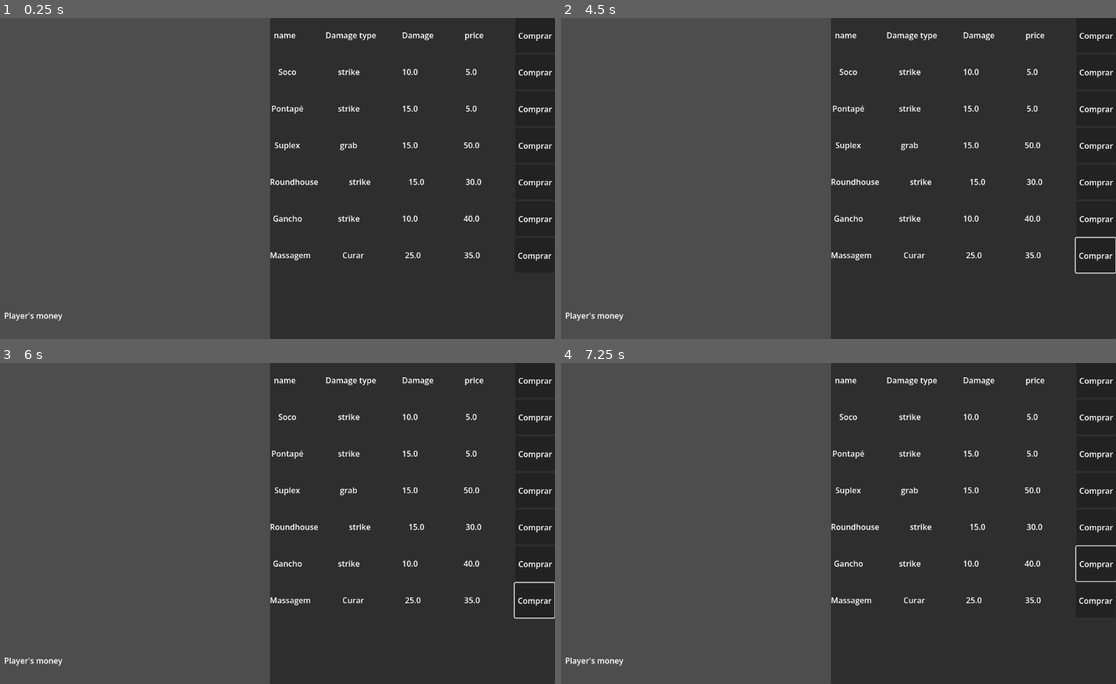
Above: before the commit, frames 1-4 (two rows, left to right).
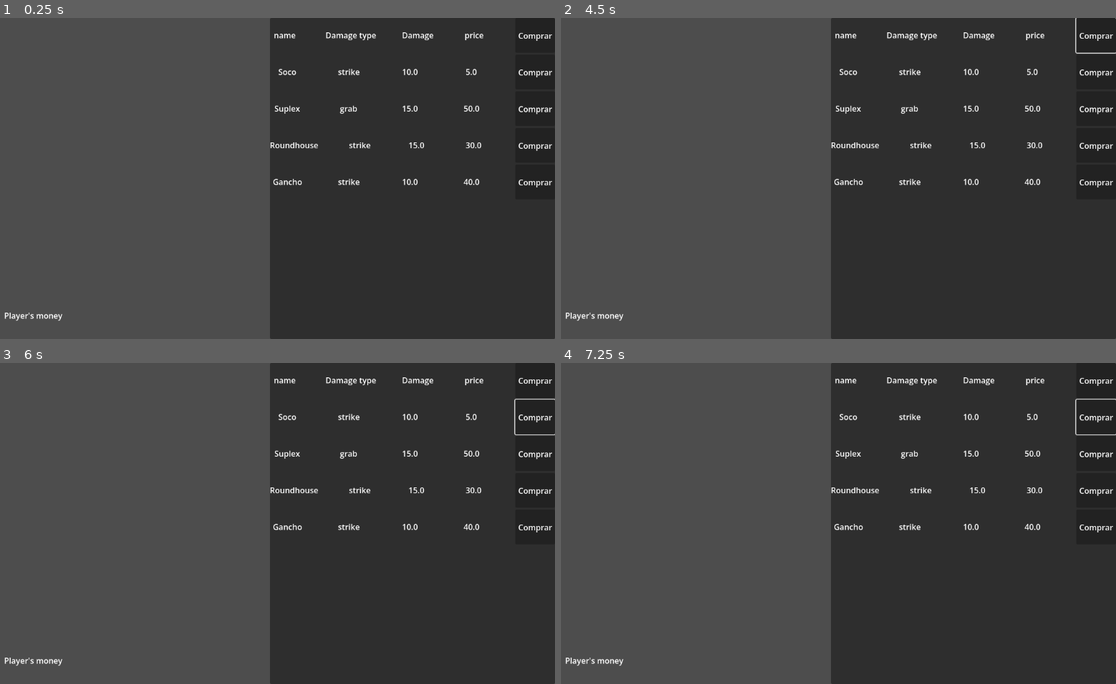
Above: after the commit, the same moments.

Repository: Dragvid/Derbi
Game: Godot game, scene res://GamePlayModules/shop/test_shop/Test_shop.tscn
Two runs of this game, one before a commit and one after it. Both use one fixed random seed, a clock stepped at 60 frames per second and the inputs below. This scene is started directly instead of the project's main scene.
Inputs (mouse positions are in pixels of both pictures, inside the frame that each line leads up to):
- Up to frame 1 (0.25 s): no input
- Up to frame 2 (4.5 s): click "Comprar" at 0.5 s; tap Enter at 1.25, 2.75, 4.25 s; move the mouse to (955, 162) at 1.27 s; hold Right (right) 1.28-2.03 s; tap Space at 2, 3.5 s; move the mouse to (716, 194) at 2.02 s; hold Down (down) 2.03-2.78 s; move the mouse to (888, 107) at 2.77 s; hold Right (right) 2.78-3.53 s; move the mouse to (799, 242) at 3.52 s; hold Up (up) 3.53-4.28 s; move the mouse to (999, 226) at 4.27 s; hold Left (left) from 4.28 s (still down)
- Up to frame 3 (6 s): tap Space at 5 s; move the mouse to (99, 475) at 5.02 s; move the mouse to (299, 523) at 5.77 s; release Left (left) at 5.78 s; hold Down (down) from 5.78 s (still down)
- Up to frame 4 (7.25 s): move the mouse to (744, 443) at 6.52 s; release Down (down) at 6.53 s; hold Right (right) from 6.53 s (still down)

The runs differ from the first frame. In frame 1, 1.2% of the frame differs, in the area x 48-100%, y 27-76%; in frame 2, 1.3%; in frame 3, 1.3%, in the area x 48-100%, y 11-80%; in frame 4, 1.3%.

Commit message:
save system

Diff:
--- a/GamePlayModules/shop/scripts/ShopManager.gd
+++ b/GamePlayModules/shop/scripts/ShopManager.gd
@@ -9,7 +9,17 @@
 	Load_shop()
 
 func Load_shop():
+	Load_attack_shop()
+
+#func Load_attack_shop():
+	#for attack in AppInfo.attack_info_json.values():
+		#if shop_name in attack["shop"]:
+			#var instance = GeneralToolsStatic.instantiate_scene(attack_line.resource_path, shop_stock_container)
+			#instance.call_deferred("Set_up_option",attack)
+
+func Load_attack_shop():
 	for attack in AppInfo.attack_info_json.values():
-		if shop_name in attack["shop"]:
+		var already_owned = attack["name"] in AppInfo.save_file_json["unlocked_moves"]
+		if shop_name in attack["shop"] and not already_owned:
 			var instance = GeneralToolsStatic.instantiate_scene(attack_line.resource_path, shop_stock_container)
-			instance.call_deferred("Set_up_option",attack)
+			instance.call_deferred("Set_up_option", attack)
--- /dev/null
+++ b/resources/Player_Save.json
@@ -0,0 +1,4 @@
+{
+	"currency":100,
+	"unlocked_moves":["soco","suplex","Pontapé","Massagem"]
+}
--- a/utilities/AppInfo.gd
+++ b/utilities/AppInfo.gd
@@ -19,6 +19,7 @@
 static var party_info_json = GeneralToolsStatic.get_dictionary_from_json("res://resources/party_info.json")
 static var attack_info_json = GeneralToolsStatic.get_dictionary_from_json("res://resources/attack_list.json")
 static var enemy_info_json = GeneralToolsStatic.get_dictionary_from_json("res://resources/enemy_info.json")
+static var save_file_json = GeneralToolsStatic.get_dictionary_from_json("res://resources/Player_Save.json")
 
 static var battle_scene = "res://GamePlayModules/Battle_screen/Battle_screen.tscn"
 static var current_level = "res://GamePlayModules/levels/test_level/test_level_scene.tscn"
